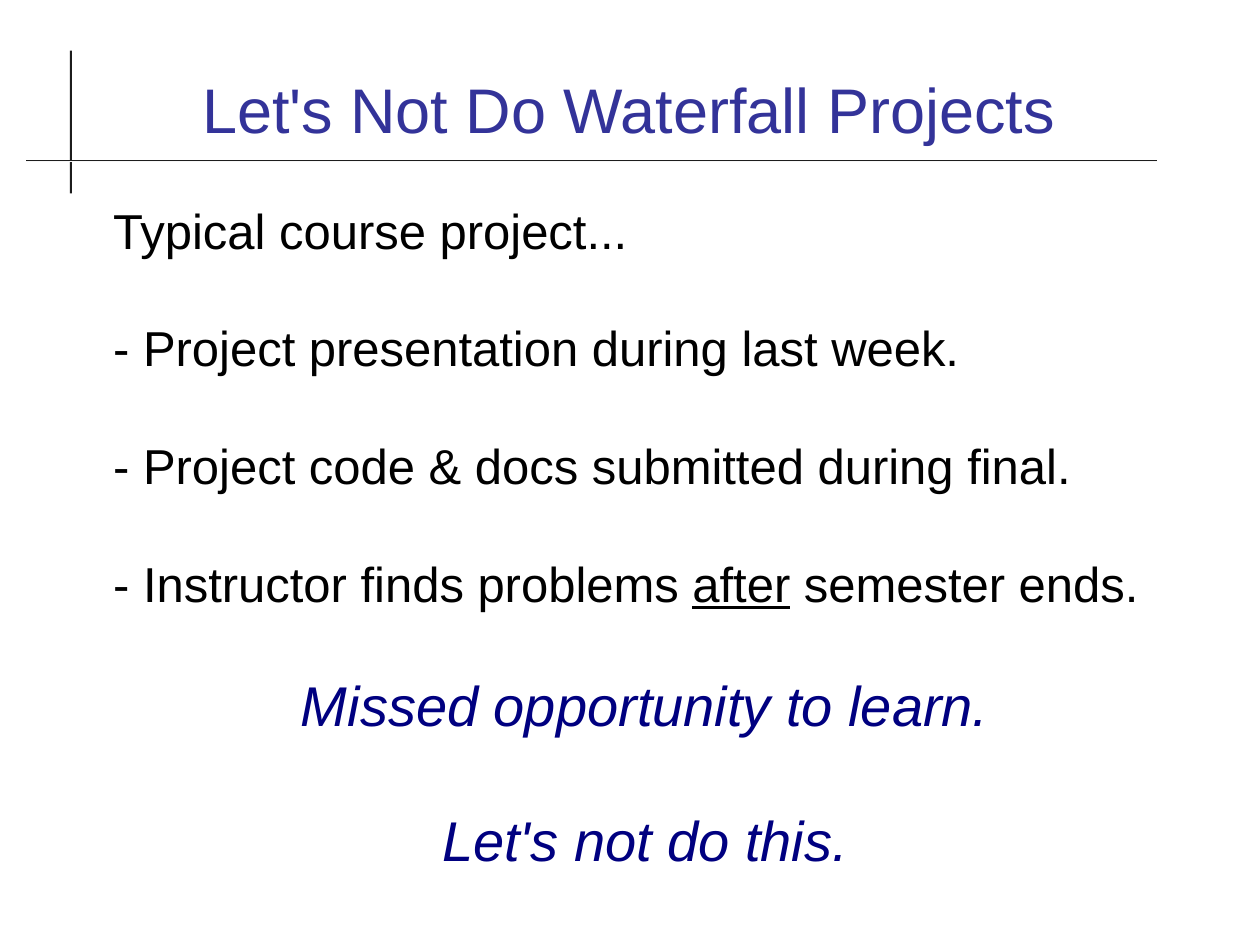
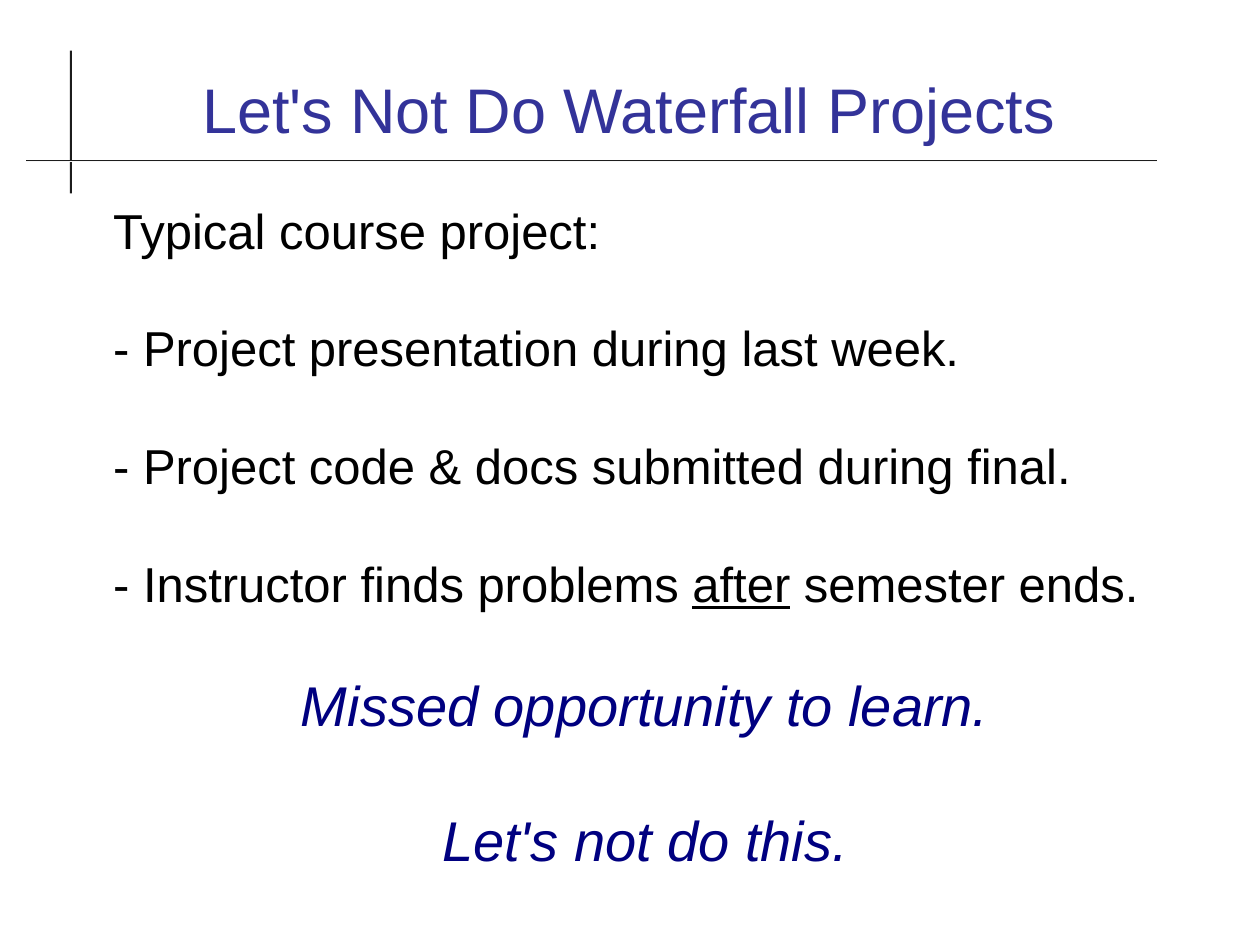
Before and after one commit to cpske/ISP, a slide deck: slide 23 of assignment/project/Iteration1.odp (slide 20 before the commit). Drawn at 1260x945 pixels with LibreOffice and Linux fonts; fonts in the diff are those of the drawing. Boxes give left, top, right and bottom in pixels: in the first picture for what was removed or moved away, otherwise in the second. Text is boxed around its words. In the diff, an @@ line names an element or a change of style, - is before the commit and + after.

```diff
--- a/assignment/project/Iteration1.odp
+++ b/assignment/project/Iteration1.odp
@@ text at (113, 213, 601, 259): text changed @@
-Typical course project...
+Typical course project:
```
Also in this commit, not shown: 9 other slides changed, 3 slides added, 1 slide removed, 6 other files.
